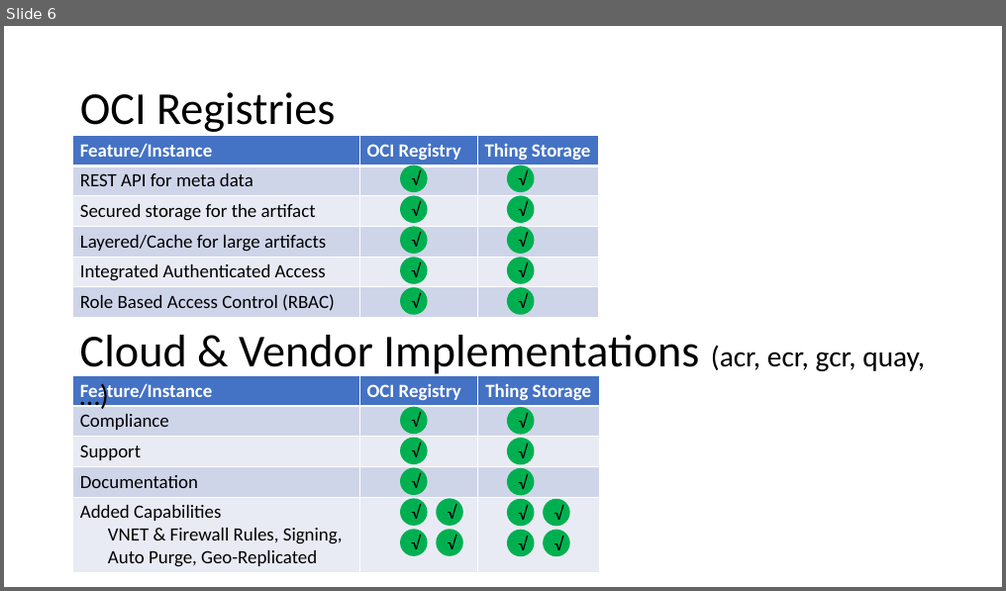
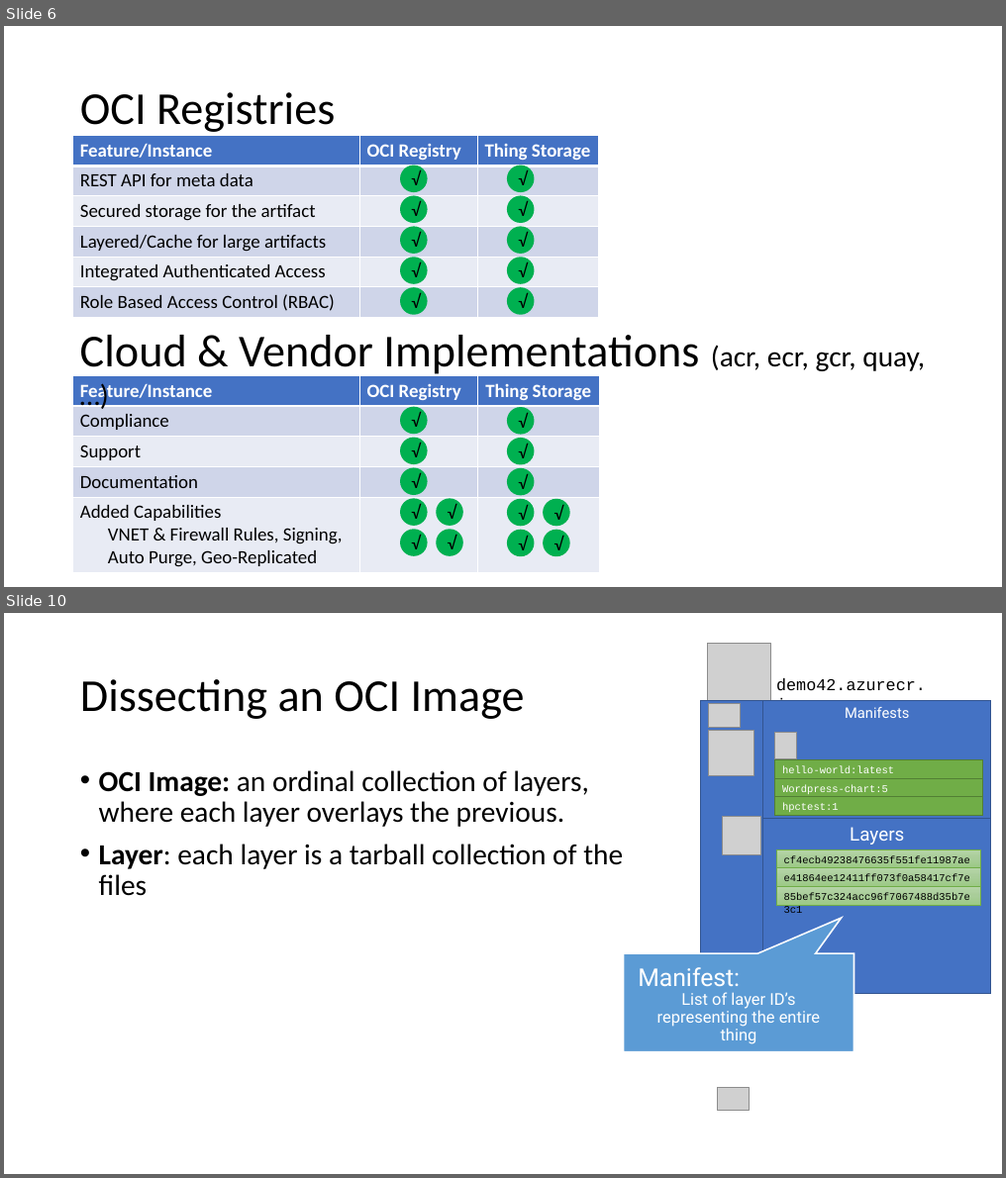
Before and after one commit to SteveLasker/Presentations, a slide deck: ACR/OCIArtifactRegistries.pptm. Shown one above the other, each under a label of ours: slide 6 before the commit, slides 6 and 10 after it; the slides between them are not shown. The pictures are 1006x591 and 1006x1178 pixels, drawn with LibreOffice and Linux fonts; fonts in the diff are those of the drawing; grey boxes stand for pictures. Boxes give left, top, right and bottom in pixels: in the first picture for what was removed or moved away, otherwise in the second. Text is boxed around its words. In the diff, an @@ line names an element or a change of style, - is before the commit and + after.

```diff
--- a/ACR/OCIArtifactRegistries.pptm
+++ b/ACR/OCIArtifactRegistries.pptm
@@ slide 10 added at [4, 613, 1002, 1174], background #FFFFFF @@
@@ picture added at [708, 643, 770, 706] @@
@@ title added at [80, 679, 525, 719], 44 pt, text #000000 @@
+Dissecting an OCI Image
@@ rectangle added at [700, 700, 763, 994], fill #4472C4, outline #325491 1 pt @@
@@ rectangle added at [763, 700, 991, 820], fill #4472C4, outline #325491 1 pt, 14 pt, text #FFFFFF @@
+Manifests
@@ text added at [776, 678, 926, 701], 16 pt, text #000000 @@
+demo42.azurecr.io
@@ picture added at [709, 731, 754, 776] @@
@@ picture added at [709, 704, 740, 728] @@
@@ picture added at [774, 732, 797, 759] @@
@@ rectangle added at [775, 761, 982, 779], fill #70AD47, outline #538035 1 pt, 10 pt, text #FFFFFF @@
+hello-world:latest
@@ text added at [99, 770, 623, 896], 28 pt, text #000000 @@
+• OCI Image: an ordinal collection of layers, where each layer overlays the previous.
+• Layer: each layer is a tarball collection of the files
@@ rectangle added at [775, 778, 982, 797], fill #70AD47, outline #538035 1 pt, 10 pt, text #FFFFFF @@
+Wordpress-chart:5
@@ picture added at [723, 817, 761, 855] @@
@@ rectangle added at [763, 819, 991, 995], fill #4472C4, outline #325491 1 pt, 18 pt, text #FFFFFF @@
+Layers
@@ rectangle added at [775, 797, 982, 816], fill #70AD47, outline #538035 1 pt, 10 pt, text #FFFFFF @@
+hpctest:1
@@ rectangle added at [776, 850, 981, 868], fill gradient #B5D5A7 to #AACE9A to #9CC987, outline #70AD47 0.5 pt, 10 pt, text #000000 @@
+cf4ecb49238476635f551fe11987ae4c3
@@ rectangle added at [776, 868, 981, 887], fill gradient #B5D5A7 to #AACE9A to #9CC987, outline #70AD47 0.5 pt, 10 pt, text #000000 @@
+e41864ee12411ff073f0a58417cf7e160
@@ rectangle added at [776, 886, 981, 905], fill gradient #B5D5A7 to #AACE9A to #9CC987, outline #70AD47 0.5 pt, 10 pt, text #000000 @@
+85bef57c324acc96f7067488d35b7e3c1
@@ speech box added at [623, 954, 853, 1053], fill #5B9BD5, outline #FFFFFF 1.5 pt, 15.7 pt, text #FFFFFF @@
+Manifest:
+List of layer ID’s representing the entire thing
@@ picture added at [718, 1001, 760, 1044] @@
@@ picture added at [718, 1087, 748, 1111] @@
```
Also in this commit, not shown: 2 slides changed, 10 other slides added.
